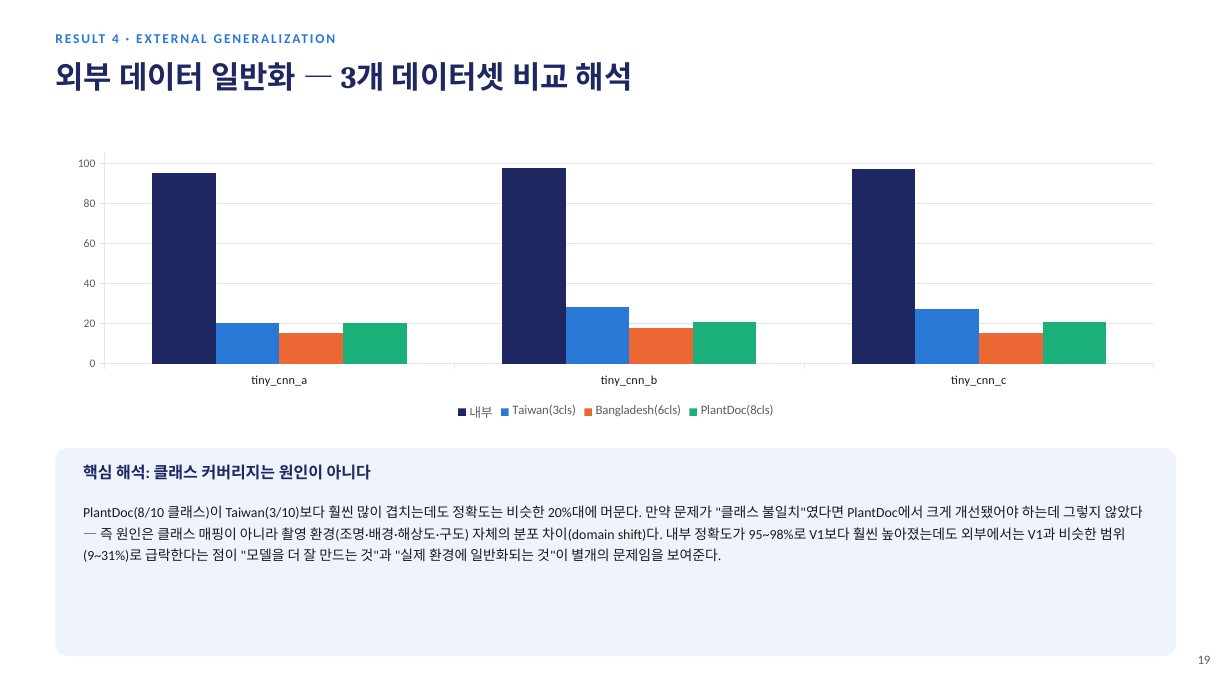
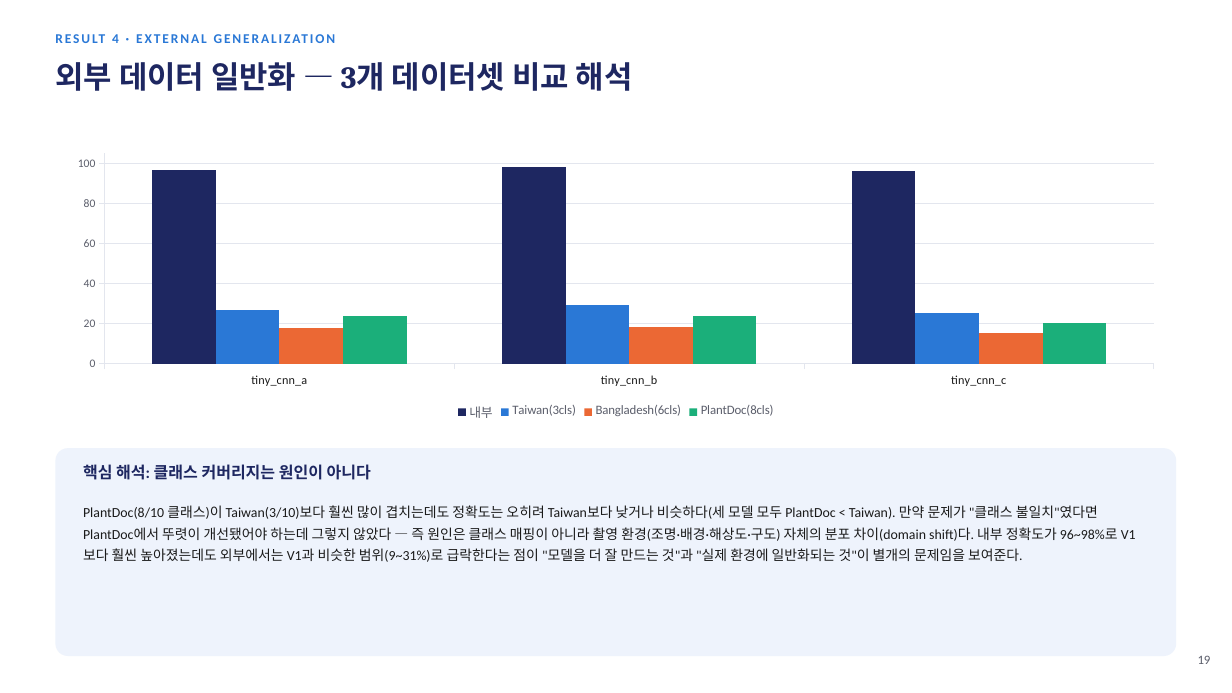
Before and after one commit to sara0813/tomato-disease-v2, a slide deck: slide 20 of docs/CNN_토마토_병해분류_V2_진행보고.pptx. Drawn at 1232x693 pixels with LibreOffice and Linux fonts; fonts in the diff are those of the drawing. Boxes give left, top, right and bottom in pixels: in the first picture for what was removed or moved away, otherwise in the second. Text is boxed around its words. In the diff, an @@ line names an element or a change of style, - is before the commit and + after.

```diff
--- a/docs/CNN_토마토_병해분류_V2_진행보고.pptx
+++ b/docs/CNN_토마토_병해분류_V2_진행보고.pptx
@@ column chart at bbox=[55, 148, 1177, 425] @@
@@ 내부, tiny_cnn_a: 95 to 97 @@
@@ 내부, tiny_cnn_c: 97 to 96 @@
@@ Taiwan(3cls), tiny_cnn_a: 20 to 27 @@
@@ Taiwan(3cls), tiny_cnn_b: 28 to 29 @@
@@ Taiwan(3cls), tiny_cnn_c: 27 to 25 @@
@@ Bangladesh(6cls), tiny_cnn_a: 15 to 18 @@
@@ PlantDoc(8cls), tiny_cnn_a: 20 to 24 @@
@@ PlantDoc(8cls), tiny_cnn_b: 21 to 24 @@
@@ PlantDoc(8cls), tiny_cnn_c: 21 to 20 @@
@@ text at bbox=[83, 505, 1118, 562]: text changed @@
-PlantDoc(8/10 클래스)이 Taiwan(3/10)보다 훨씬 많이 겹치는데도 정확도는 비슷한 20%대에 머문다. 만약 문제가 "클래스 불일치"였다면 PlantDoc에서 크게 개선됐어야 하는데 그렇지 않았다 — 즉 원인은 클래스 매핑이 아니라 촬영 환경(조명·배경·해상도·구도) 자체의 분포 차이(domain shift)다. 내부 정확도가 95~98%로 V1보다 훨씬 높아졌는데도 외부에서는 V1과 비슷한 범위(9~31%)로 급락한다는 점이 "모델을 더 잘 만드는 것"과 "실제 환경에 일반화되는 것"이 별개의 문제임을 보여준다.
+PlantDoc(8/10 클래스)이 Taiwan(3/10)보다 훨씬 많이 겹치는데도 정확도는 오히려 Taiwan보다 낮거나 비슷하다(세 모델 모두 PlantDoc < Taiwan). 만약 문제가 "클래스 불일치"였다면 PlantDoc에서 뚜렷이 개선됐어야 하는데 그렇지 않았다 — 즉 원인은 클래스 매핑이 아니라 촬영 환경(조명·배경·해상도·구도) 자체의 분포 차이(domain shift)다. 내부 정확도가 96~98%로 V1보다 훨씬 높아졌는데도 외부에서는 V1과 비슷한 범위(9~31%)로 급락한다는 점이 "모델을 더 잘 만드는 것"과 "실제 환경에 일반화되는 것"이 별개의 문제임을 보여준다.
```
Also in this commit, not shown: 10 other slides changed, 1 other file.
